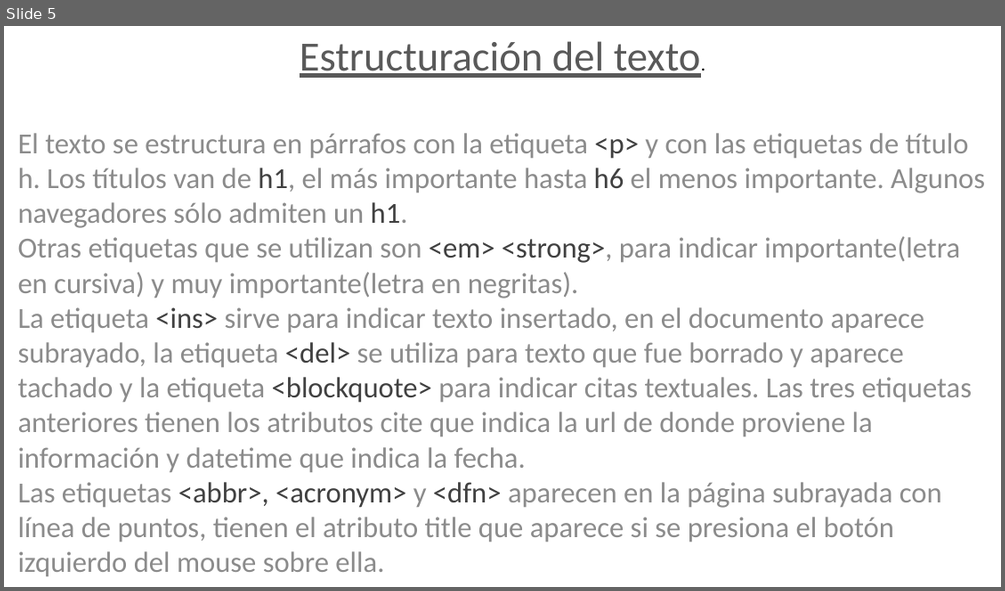
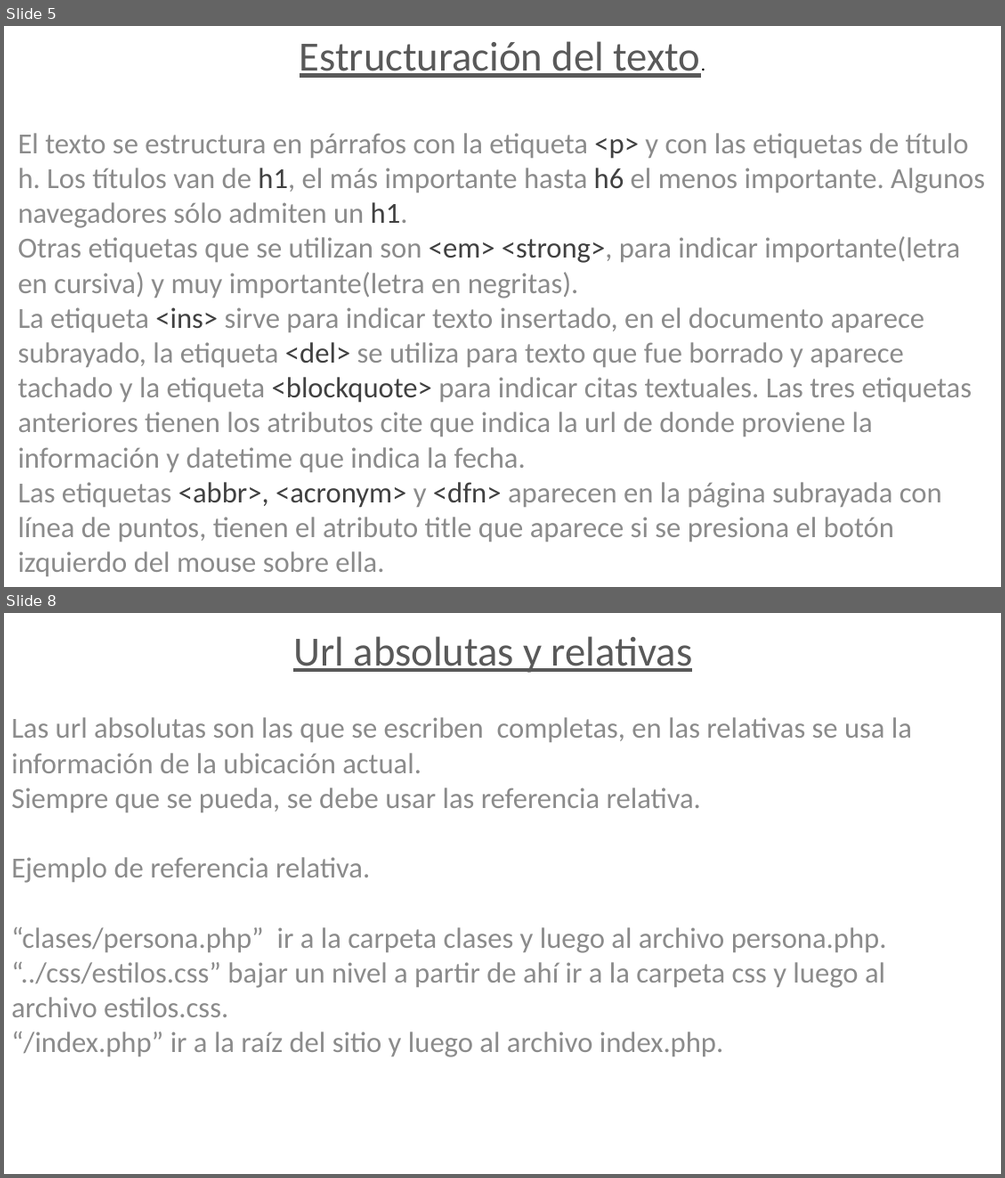
Before and after one commit to juanjomac/ApunteHtml, a slide deck: Presentación1.pptx. Shown one above the other, each under a label of ours: slide 5 before the commit, slides 5 and 8 after it; the slides between them are not shown. The pictures are 1005x591 and 1005x1178 pixels, drawn with LibreOffice and Linux fonts; fonts in the diff are those of the drawing. Boxes give left, top, right and bottom in pixels: in the first picture for what was removed or moved away, otherwise in the second. Text is boxed around its words. In the diff, an @@ line names an element or a change of style, - is before the commit and + after.

```diff
--- a/Presentación1.pptx
+++ b/Presentación1.pptx
@@ slide 8 added at [4,613,1001,1174], background #FFFFFF @@
@@ text added at [11,636,912,1057], 28 pt, text #8C8C8C @@
+Url absolutas y relativas
+Las url absolutas son las que se escriben completas, en las relativas se usa la información de la ubicación actual.
+Siempre que se pueda, se debe usar las referencia relativa.
+Ejemplo de referencia relativa.
+“clases/persona.php” ir a la carpeta clases y luego al archivo persona.php.
+“../css/estilos.css” bajar un nivel a partir de ahí ir a la carpeta css y luego al archivo estilos.css.
+“/index.php” ir a la raíz del sitio y luego al archivo index.php.
```
Also in this commit, not shown: 1 slide changed, 11 other slides added, 1 slide removed.
